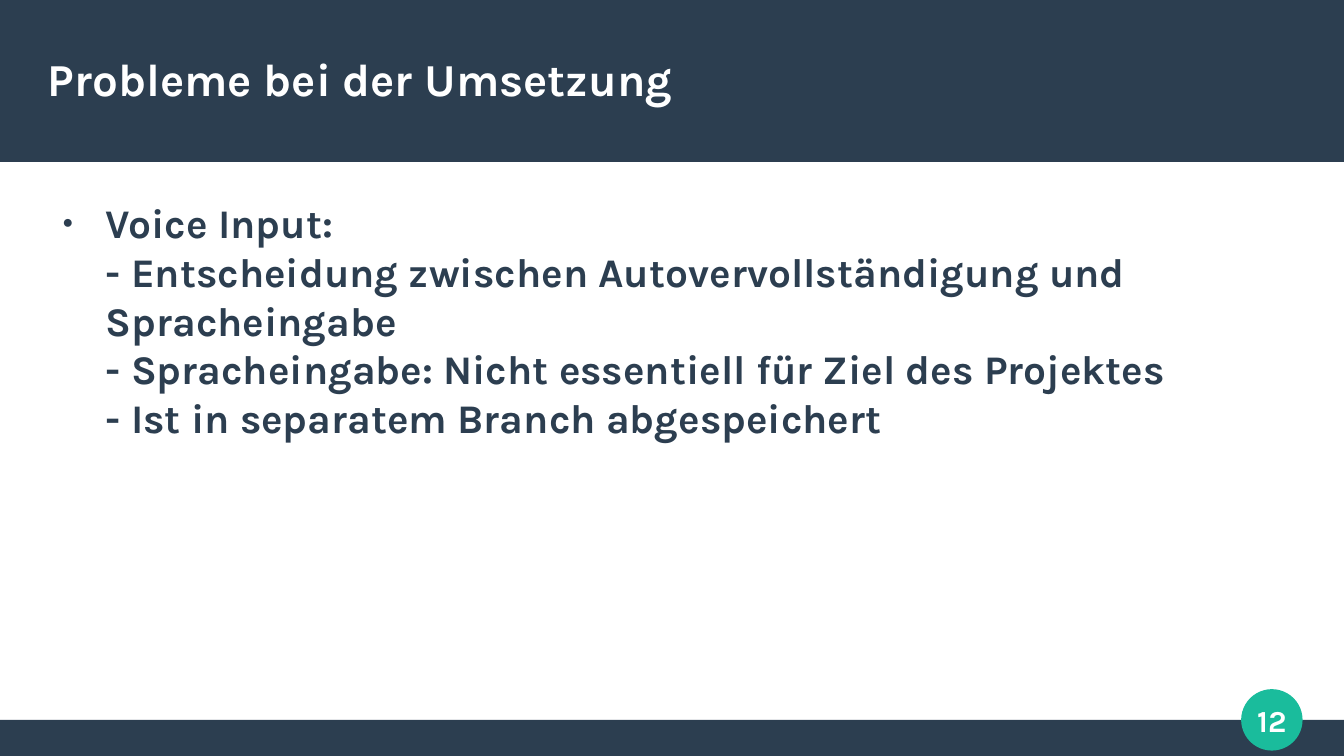
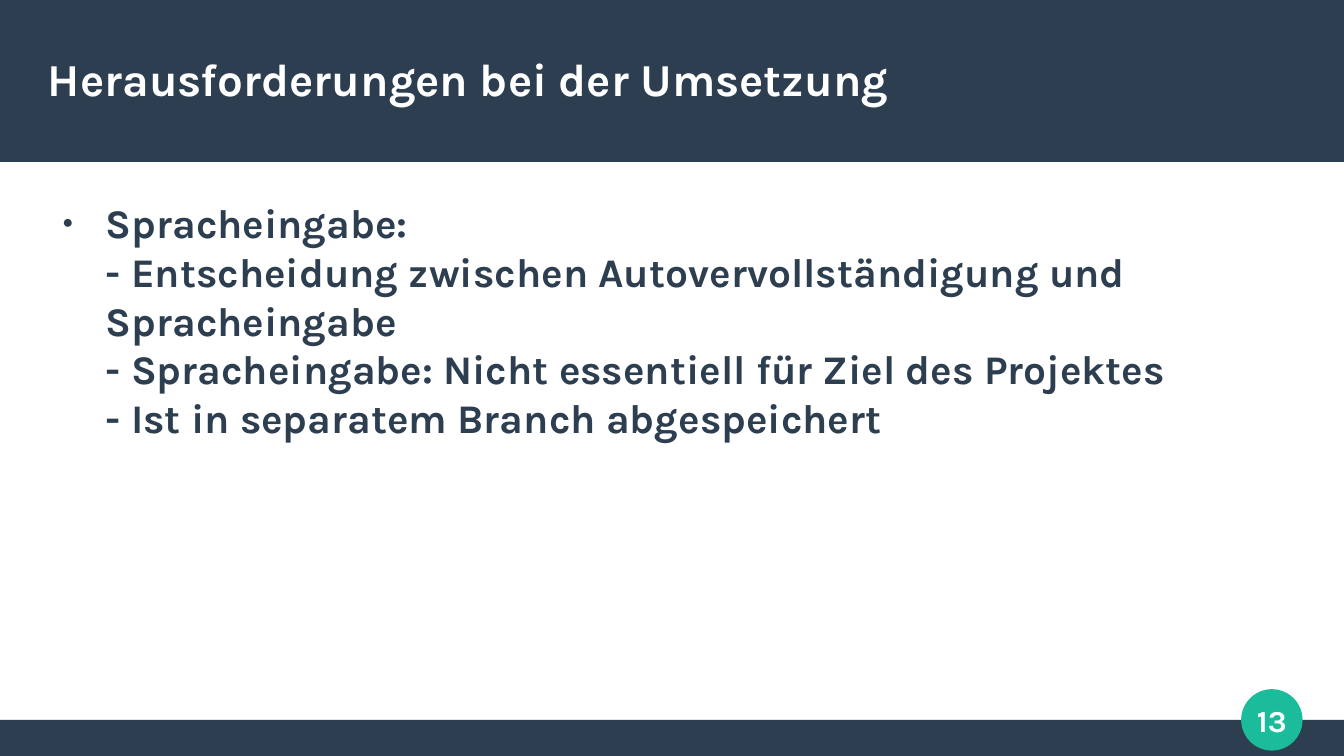
Before and after one commit to ARez2/Cordic, a slide deck: slide 13 of docs/Verteidigung.odp (slide 12 before the commit). Drawn at 1344x756 pixels with LibreOffice and Linux fonts; fonts in the diff are those of the drawing. Boxes give left, top, right and bottom in pixels: in the first picture for what was removed or moved away, otherwise in the second. Text is boxed around its words. In the diff, an @@ line names an element or a change of style, - is before the commit and + after.

Commit message:
Rename Probleme zu Herausforderungen

```diff
--- a/docs/Verteidigung.odp
+++ b/docs/Verteidigung.odp
@@ title at [48,63,889,107]: text changed @@
-Probleme bei der Umsetzung
+Herausforderungen bei der Umsetzung
@@ text at [106,209,1165,443]: text changed @@
-● Voice Input:
-  - Entscheidung zwischen Autovervollständigung und Spracheingabe
-  - Spracheingabe: Nicht essentiell für Ziel des Projektes
-  - Ist in separatem Branch abgespeichert
+● Spracheingabe:
+  - Entscheidung zwischen Autovervollständigung und Spracheingabe
+  - Spracheingabe: Nicht essentiell für Ziel des Projektes
+  - Ist in separatem Branch abgespeichert
@@ page number at [1257,712,1287,733]: text changed @@
-12
+13
```
Also in this commit, not shown: 1 slide added.
